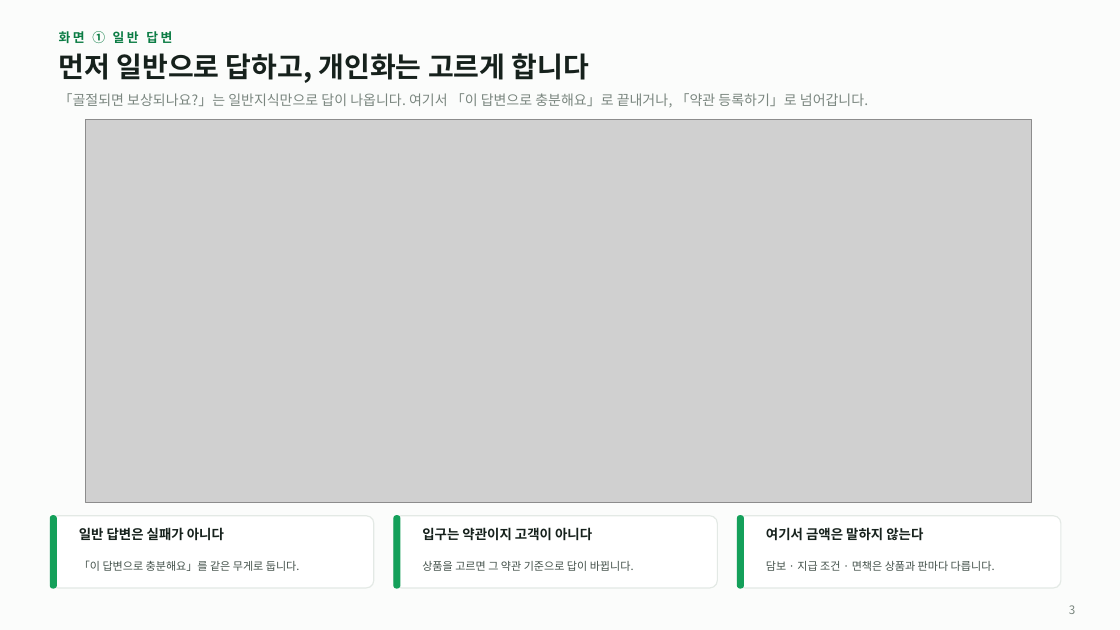
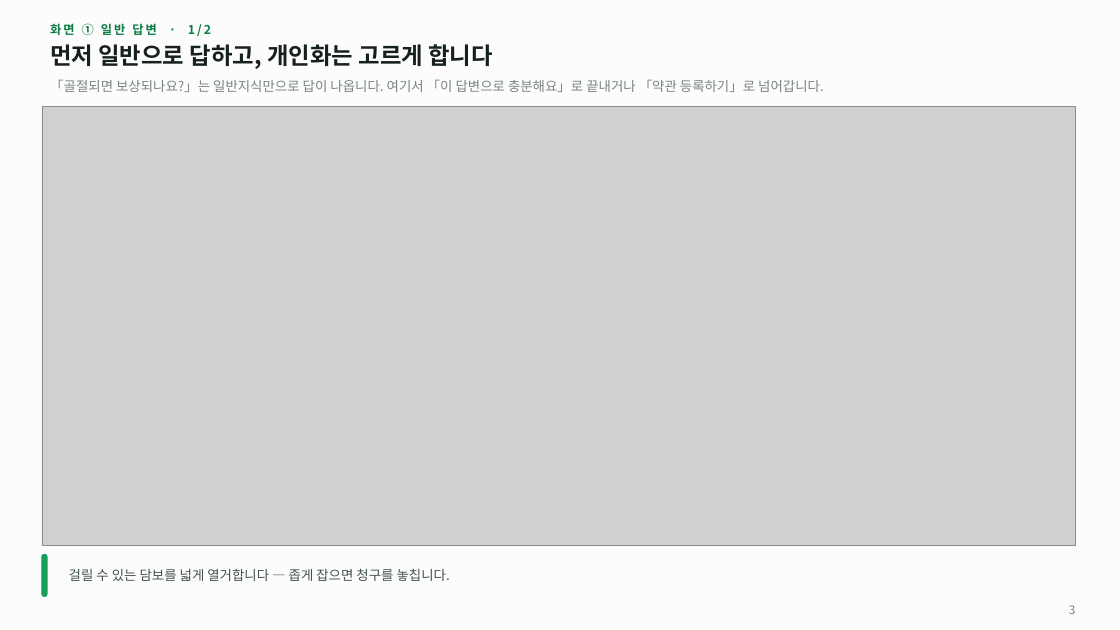
Before and after one commit to acathy870928-hash/chacha6377, a slide deck: slide 3 of docs/Insurance_AI_상담설계.pptx. Drawn at 1120x630 pixels with LibreOffice and Linux fonts; fonts in the diff are those of the drawing; grey boxes stand for pictures. Boxes give left, top, right and bottom in pixels: in the first picture for what was removed or moved away, otherwise in the second. Text is boxed around its words. In the diff, an @@ line names an element or a change of style, - is before the commit and + after.

```diff
--- a/docs/Insurance_AI_상담설계.pptx
+++ b/docs/Insurance_AI_상담설계.pptx
@@ text at [50,23,211,37]: text changed; size 11 to 10.5 pt @@
-화면 ① 일반 답변
+화면 ① 일반 답변 · 1/2
@@ text "먼저 일반으로 답하고, 개인화는 고르게 ...": place and size @@
-text "먼저 일반으로 답하고, 개인화는 고르게 ..." at [59,53,589,83]
+text "먼저 일반으로 답하고, 개인화는 고르게 ..." at [50,44,492,69]
@@ text "먼저 일반으로 답하고, 개인화는 고르게 ..." at [50,44,492,69]: size 24 to 20 pt @@
@@ text at [50,79,824,92]: text changed; size 12 to 11.5 pt @@
-「골절되면 보상되나요?」는 일반지식만으로 답이 나옵니다. 여기서 「이 답변으로 충분해요」로 끝내거나, 「약관 등록하기」로 넘어갑니다.
+「골절되면 보상되나요?」는 일반지식만으로 답이 나옵니다. 여기서 「이 답변으로 충분해요」로 끝내거나 「약관 등록하기」로 넘어갑니다.
@@ picture: place and size @@
-picture at [86,119,1033,502]
+picture at [42,106,1075,545]
@@ rounded rectangle removed at [50,516,374,588] @@
@@ text removed at [79,527,224,541] @@
-일반 답변은 실패가 아니다
@@ rounded rectangle removed at [394,516,718,588] @@
@@ rounded rectangle removed at [394,516,400,588] @@
@@ text removed at [422,527,592,541] @@
-입구는 약관이지 고객이 아니다
@@ rounded rectangle removed at [738,516,1061,588] @@
@@ rounded rectangle removed at [738,516,744,588] @@
@@ text removed at [766,527,923,541] @@
-여기서 금액은 말하지 않는다
@@ rounded rectangle: place and size @@
-rounded rectangle at [50,516,56,588]
+rounded rectangle at [42,555,47,597]
@@ rounded rectangle at [42,555,47,597]: proportions changed @@
@@ text added at [69,569,450,581], 11.5 pt, text #44524B @@
+걸릴 수 있는 담보를 넓게 열거합니다 — 좁게 잡으면 청구를 놓칩니다.
@@ text removed at [79,560,300,571] @@
-「이 답변으로 충분해요」를 같은 무게로 둡니다.
@@ text removed at [422,561,634,571] @@
-상품을 고르면 그 약관 기준으로 답이 바뀝니다.
@@ text removed at [766,561,995,571] @@
-담보 · 지급 조건 · 면책은 상품과 판마다 다릅니다.
```
Also in this commit, not shown: 3 other slides changed, 8 slides added, 1 slide removed, 8 other files.
